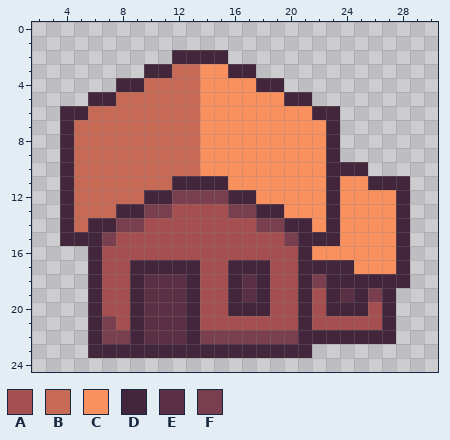
Edited in one commit: pixel-art sprite (Assets/GUI Sprites/Map Icons/mapicon_home.png). The picture above is the old version.
The file is 32x32 pixels. Shown: x 2..30, y 0..24.
Palette (. is transparent): A #a54f51  B #c66955  C #f9905d  D #43263b  E #5c3044  F #7a3f4e
Now the later version:
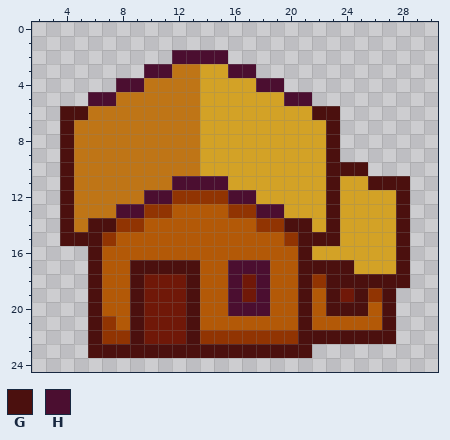
Colours new in this view: G #4b100e  H #4b0e30
The exact change:
@@ palette @@
-A #a54f51
+A #b35907
-B #c66955
+B #bf7516
-C #f9905d
+C #d3a226
-E #5c3044
+E #701808
-F #7a3f4e
+F #913402
@@ x 2..30 @@
  1 .............................
- 2 ..........DDDD...............
- 3 ........DDBBCCDD.............
- 4 ......DDBBBBCCCCDD...........
- 5 ....DDBBBBBBCCCCCCDD.........
- 6 ..DDBBBBBBBBCCCCCCCCDD.......
- 7 ..DBBBBBBBBBCCCCCCCCCD.......
- 8 ..DBBBBBBBBBCCCCCCCCCD.......
- 9 ..DBBBBBBBBBCCCCCCCCCD.......
-10 ..DBBBBBBBBBCCCCCCCCCDDD.....
-11 ..DBBBBBBBDDDDCCCCCCCDCCDDD..
-12 ..DBBBBBDDFFFFDDCCCCCDCCCCD..
-13 ..DBBBDDFFAAAAFFDDCCCDCCCCD..
-14 ..DBDDFFAAAAAAAAFFDDCDCCCCD..
-15 ..DDDFAAAAAAAAAAAAFDDDCCCCD..
-16 ....DAAAAAAAAAAAAAADCCCCCCD..
-17 ....DAADDDDDAADDDAADDDDCCCD..
-18 ....DAADEEEDAADEDAADFDDDDDD..
-19 ....DAADEEEDAADEDAADADEDFD...
-20 ....DAADEEEDAADDDAADADDDAD...
-21 ....DFADEEEDAAAAAAADAAAAAD...
-22 ....DFFDEEEDFFFFFFFDDDDDDD...
-23 ....DDDDDDDDDDDDDDDD.........
+ 2 ..........HHHH...............
+ 3 ........HHBBCCHH.............
+ 4 ......HHBBBBCCCCHH...........
+ 5 ....HHBBBBBBCCCCCCHH.........
+ 6 ..GGBBBBBBBBCCCCCCCCGG.......
+ 7 ..GBBBBBBBBBCCCCCCCCCG.......
+ 8 ..GBBBBBBBBBCCCCCCCCCG.......
+ 9 ..GBBBBBBBBBCCCCCCCCCG.......
+10 ..GBBBBBBBBBCCCCCCCCCGGG.....
+11 ..GBBBBBBBHHHHCCCCCCCGCCGGG..
+12 ..GBBBBBHHFFFFHHCCCCCGCCCCG..
+13 ..GBBBHHFFAAAAFFHHCCCGCCCCG..
+14 ..GBGGFFAAAAAAAAFFGGCGCCCCG..
+15 ..GGGFAAAAAAAAAAAAFGGGCCCCG..
+16 ....GAAAAAAAAAAAAAAGCCCCCCG..
+17 ....GAAGGGGGAAHHHAAGGGGCCCG..
+18 ....GAAGEEEGAAHEHAAGFGGGGGG..
+19 ....GAAGEEEGAAHEHAAGAGEGFG...
+20 ....GAAGEEEGAAHHHAAGAGGGAG...
+21 ....GFAGEEEGAAAAAAAGAAAAAG...
+22 ....GFFGEEEGFFFFFFFGGGGGGG...
+23 ....GGGGGGGGGGGGGGGG.........
 24 .............................
Pixel boxes of the changes (left, top, right, bottom) in both pictures:
changed: (60, 50, 410, 358)
